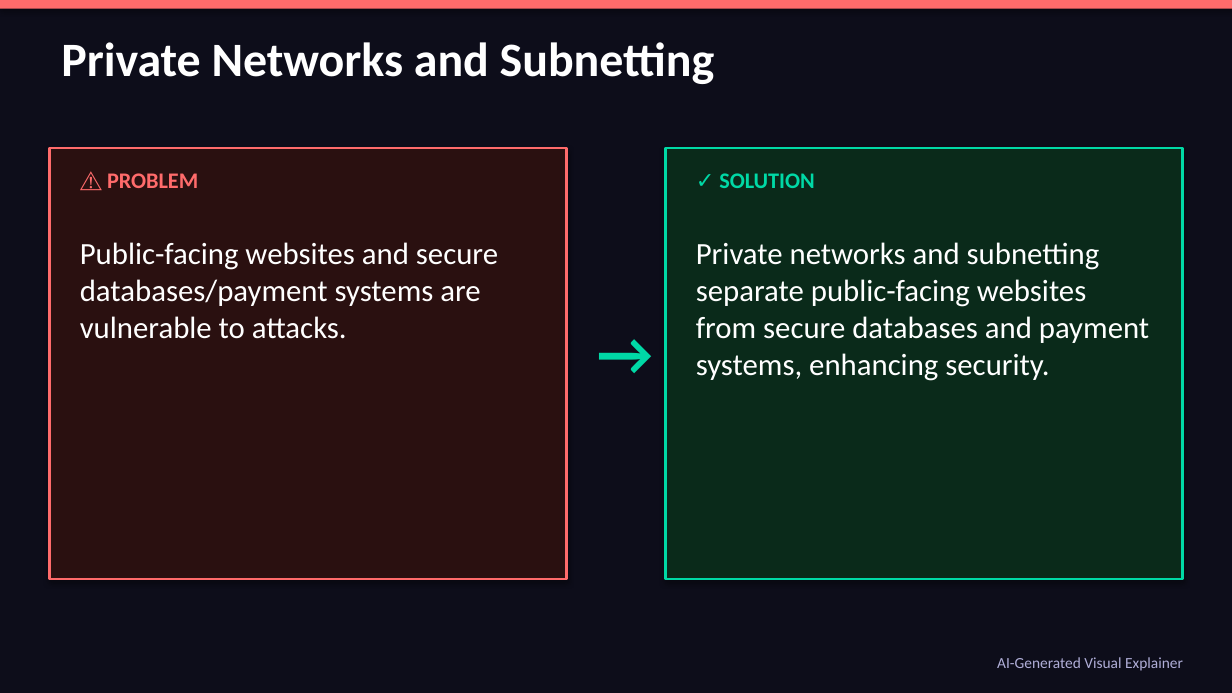
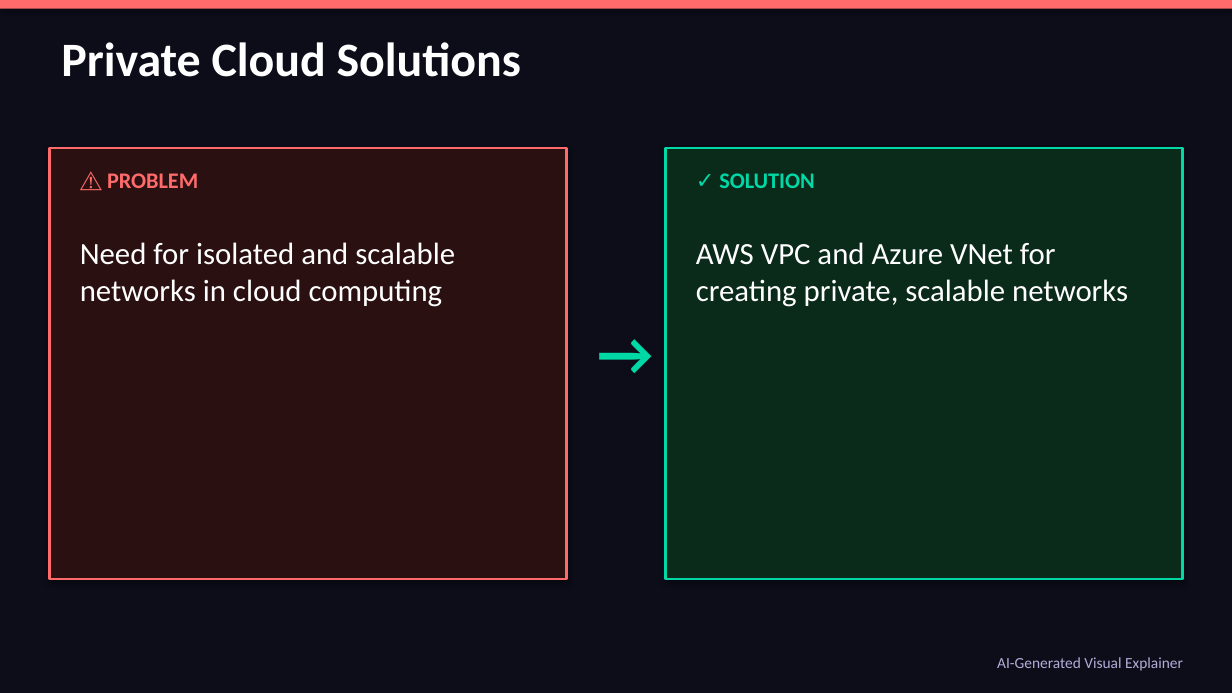
Before and after one commit to ParthibMudi/BRoll, a slide deck: slide 1 of output/broll_001.pptx. Drawn at 1232x693 pixels with LibreOffice and Linux fonts; fonts in the diff are those of the drawing. Boxes give left, top, right and bottom in pixels: in the first picture for what was removed or moved away, otherwise in the second. Text is boxed around its words. In the diff, an @@ line names an element or a change of style, - is before the commit and + after.

```diff
--- a/output/broll_001.pptx
+++ b/output/broll_001.pptx
@@ text at [61, 42, 521, 77]: text changed @@
-Private Networks and Subnetting
+Private Cloud Solutions
@@ text at [80, 242, 455, 307]: text changed @@
-Public-facing websites and secure databases/payment systems are vulnerable to attacks.
+Need for isolated and scalable networks in cloud computing
@@ text at [696, 242, 1128, 307]: text changed @@
-Private networks and subnetting separate public-facing websites from secure databases and payment systems, enhancing security.
+AWS VPC and Azure VNet for creating private, scalable networks
```
Also in this commit, not shown: 13 other files.
